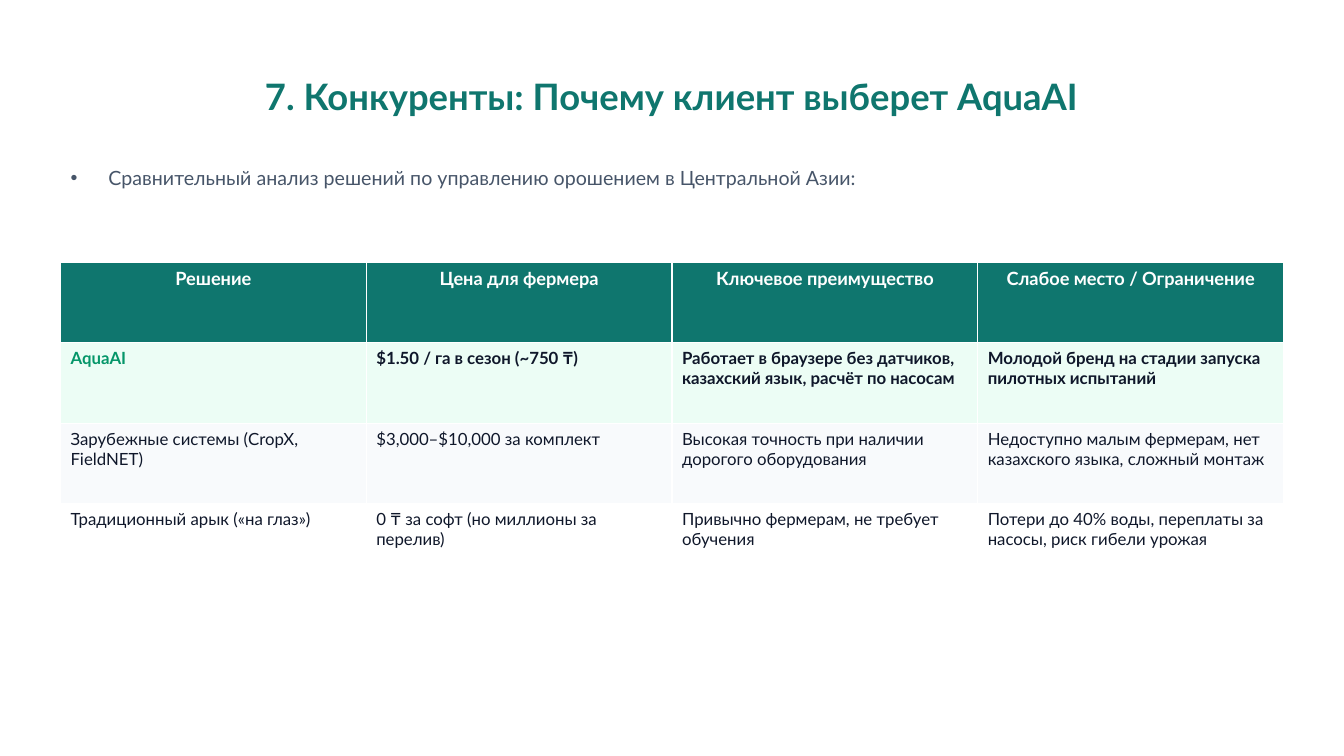
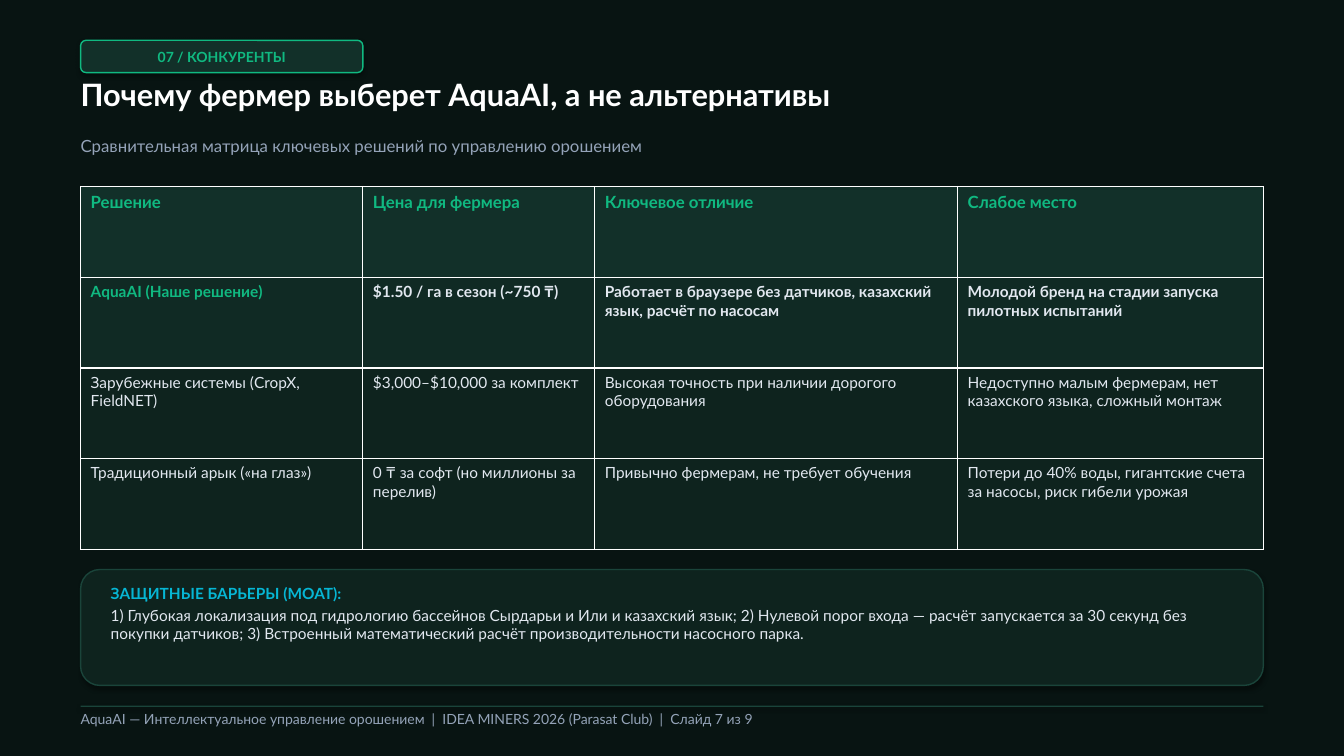
Before and after one commit to SalaAkh/AquaAI, a slide deck: slide 7 of docs/AquaAI_Idea_Miners_Pitch.pptx. Drawn at 1344x756 pixels with LibreOffice and Linux fonts; fonts in the diff are those of the drawing. Boxes give left, top, right and bottom in pixels: in the first picture for what was removed or moved away, otherwise in the second. Text is boxed around its words. In the diff, an @@ line names an element or a change of style, - is before the commit and + after.

```diff
--- a/docs/AquaAI_Idea_Miners_Pitch.pptx
+++ b/docs/AquaAI_Idea_Miners_Pitch.pptx
@@ rectangle added at (x1=0, y1=0, x2=1344, y2=756), fill #081412 @@
@@ rounded rectangle added at (x1=81, y1=40, x2=363, y2=73), fill #123029, outline #10B981 1 pt, 10 pt, text #10B981, bold @@
+07 / КОНКУРЕНТЫ
@@ text added at (x1=81, y1=83, x2=830, y2=112), 22 pt, text #FFFFFF, bold @@
+Почему фермер выберет AquaAI, а не альтернативы
@@ title removed at (x1=265, y1=83, x2=1078, y2=116) @@
-7. Конкуренты: Почему клиент выберет AquaAI
@@ text added at (x1=81, y1=140, x2=642, y2=155), 12 pt, text #94A3B8 @@
+Сравнительная матрица ключевых решений по управлению орошением
@@ text removed at (x1=108, y1=171, x2=856, y2=189) @@
-• Сравнительный анализ решений по управлению орошением в Центральной Азии:
@@ table at (x1=81, y1=187, x2=1263, y2=549) @@
-row 1, column 3: Ключевое преимущество
+row 1, column 3: Ключевое отличие
-row 1, column 4: Слабое место / Ограничение
+row 1, column 4: Слабое место
-row 2, column 1: AquaAI
+row 2, column 1: AquaAI (Наше решение)
-row 4, column 4: Потери до 40% воды, переплаты за насосы, риск гибели урожая
+row 4, column 4: Потери до 40% воды, гигантские счета за насосы, риск гибели урожая
@@ fill #0F766E to #123029 in row 1 @@
@@ fill #ECFDF5 to #102A24 in row 2 @@
@@ fill #F8FAFC to #0E231E in row 3 @@
@@ fill #FFFFFF to #0E231E in row 4 @@
@@ size 13 to 12 pt, text colour #FFFFFF to #10B981 in "Решение", "Цена для фермера" @@
@@ size 12 to 11 pt, text colour #0F172A to #E2E8F0 in "$1.50 / га в сезон (~750 ₸)", "Работает в браузере без датчиков, казахский язык, ...", "Молодой бренд на стадии запуска пилотных испытаний", "Зарубежные системы (CropX, FieldNET)" and 6 more places @@
@@ alignment centre to left @@
@@ table resized from (x1=60, y1=262, x2=1282, y2=585) to (x1=81, y1=187, x2=1263, y2=549) @@
@@ rounded rectangle added at (x1=81, y1=570, x2=1263, y2=686), fill #0E231E, outline #1A443A 1 pt @@
@@ text added at (x1=111, y1=587, x2=1187, y2=642), 11 pt, text #E2E8F0 @@
+ЗАЩИТНЫЕ БАРЬЕРЫ (MOAT):
+1) Глубокая локализация под гидрологию бассейнов Сырдарьи и Или и казахский язык; 2) Нулевой порог входа — расчёт запускается за 30 секунд без покупки датчиков; 3) Встроенный математический расчёт производительности насосного парка.
@@ rectangle added at (x1=81, y1=706, x2=1263, y2=707), fill #1A443A @@
@@ text added at (x1=81, y1=713, x2=753, y2=727), 10 pt, text #94A3B8 @@
+AquaAI — Интеллектуальное управление орошением | IDEA MINERS 2026 (Parasat Club) | Слайд 7 из 9
```
Also in this commit, not shown: 4 other slides changed, 4 slides added, 4 slides removed, 2 other files.
